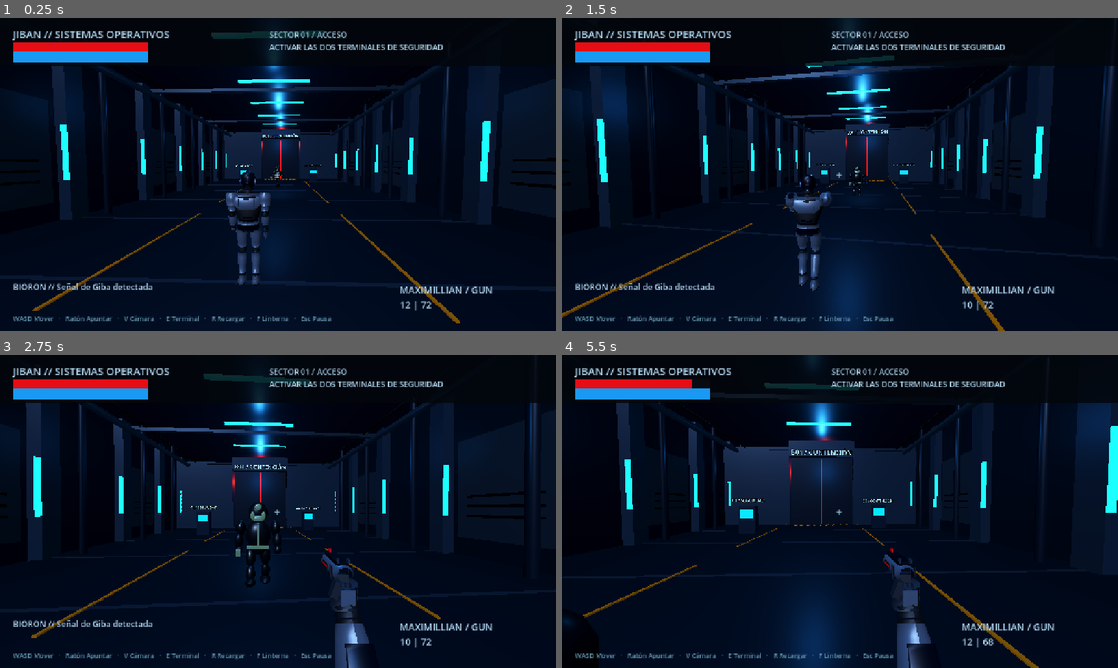
Above: before the commit, frames 1-4 (two rows, left to right).
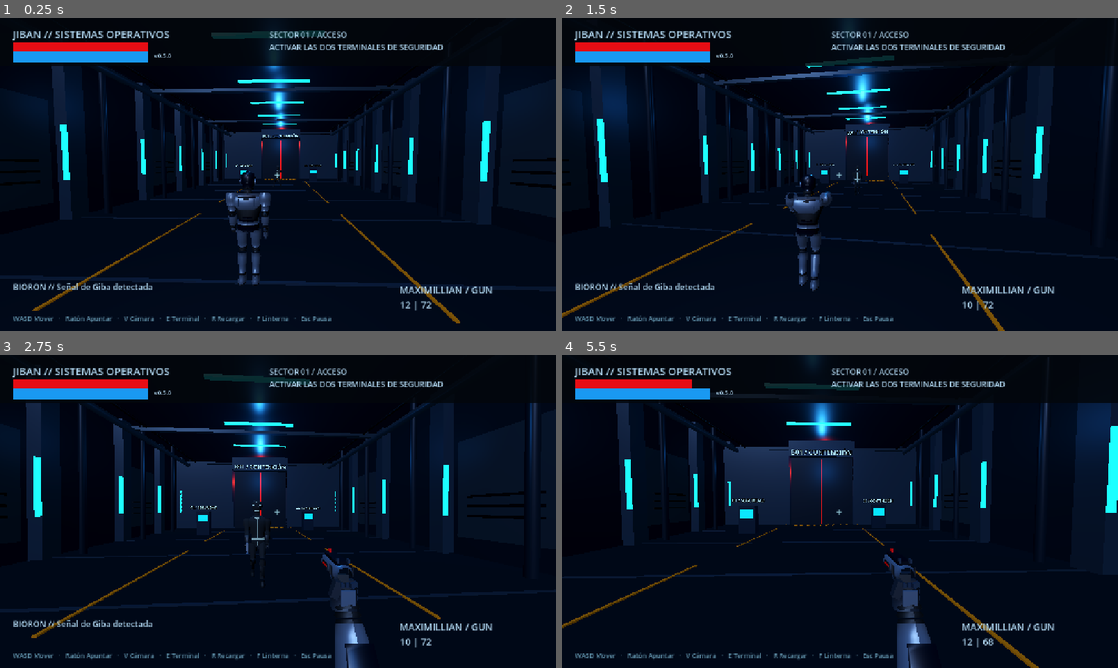
Above: after the commit, the same moments.

Repository: facszero/Jiban-Game
Game: Godot game, scene res://scenes/main.tscn
Same seed, same stepped clock (60 frames per second), same inputs: the game is played once before the commit and once after it.
Inputs (mouse positions are in pixels of both pictures, inside the frame that each line leads up to):
- Up to frame 1 (0.25 s): no input
- Up to frame 2 (1.5 s): move the mouse to (867, 174) at 0.52 s; hold Right mouse button (aim) 0.53-1.28 s; hold W (forward) from 0.53 s (still down); tap Space (jump) at 0.77 s; click (867, 174) at 0.8 s; move the mouse to (812, 174) at 1.27 s; click (812, 174) at 1.35 s
- Up to frame 3 (2.75 s): keep holding W (forward); tap Space (jump) at 1.52 s; tap E (interact) at 1.55 s; move the mouse to (289, 505) at 2.02 s; hold E (interact) from 2.03 s (still down); tap V (view) at 2.3 s
- Up to frame 4 (5.5 s): keep holding W (forward); move the mouse to (834, 517) at 2.77 s; release E (interact) at 2.78 s; tap V (view) at 2.85, 5.3 s; click (834, 517) at 2.92 s; tap Space (jump) at 3.02, 3.77, 4.52 s; right-click (834, 517) at 3.05 s; move the mouse to (878, 514) at 3.52 s; hold Right mouse button (aim) 3.53-4.28 s; click (878, 514) at 3.8 s; tap R (reload) at 4.15 s; move the mouse to (795, 508) at 4.27 s; click (795, 508) at 4.35 s; tap E (interact) at 4.55 s; move the mouse to (845, 511) at 5.02 s; hold E (interact) from 5.03 s (still down); click (845, 511) at 5.17 s

The runs differ from the first frame. In frame 1, 0.7% of the frame differs, in the area x 27-53%, y 11-82%; in frame 2, 2.4%; in frame 3, 0.6%; in frame 4, 2.7%, in the area x 0-51%, y 11-100%.

Commit message:
Replace Mask placeholder and refine three character designs

Diff:
--- a/scripts/chamelenoid_model.gd
+++ b/scripts/chamelenoid_model.gd
@@ -25,20 +25,20 @@
 	var normals := Image.create(128,128,false,Image.FORMAT_RGB8)
 	for y in range(128):
 		for x in range(128):
-			var n := .59 + surface_height(x,y,noise,seed_value)*.35
+			var n := .83 + surface_height(x,y,noise,seed_value)*.12
 			img.set_pixel(x,y,Color(n,n,n))
 			var dx := surface_height(x+1,y,noise,seed_value)-surface_height(x-1,y,noise,seed_value)
 			var dy := surface_height(x,y+1,noise,seed_value)-surface_height(x,y-1,noise,seed_value)
-			var normal := Vector3(-dx*3.0,-dy*3.0,1).normalized()
+			var normal := Vector3(-dx*1.1,-dy*1.1,1).normalized()
 			normals.set_pixel(x,y,Color(normal.x*.5+.5,normal.y*.5+.5,normal.z*.5+.5))
 	img.generate_mipmaps()
 	mat.albedo_texture = ImageTexture.create_from_image(img)
 	normals.generate_mipmaps()
 	mat.normal_enabled=true
 	mat.normal_texture=ImageTexture.create_from_image(normals)
-	mat.normal_scale=1.0
+	mat.normal_scale=.38
 	mat.uv1_triplanar = true
-	mat.uv1_scale = Vector3.ONE*2.8
+	mat.uv1_scale = Vector3.ONE*5.5
 	return mat
 
 func _ready() -> void:
@@ -137,7 +137,7 @@
 	for side in [-1,1]:
 		var socket := leaf(head,Vector3(side*.087,.193,-.113),.112,.185,skin)
 		socket.rotation.z=-side*.45
-		var eye_points := [Vector2(0,.060),Vector2(.023,.028),Vector2(.025,-.021),Vector2(0,-.058),Vector2(-.022,-.022),Vector2(-.023,.027)]
+		var eye_points := [Vector2(0,.060),Vector2(.034,.028),Vector2(.035,-.021),Vector2(0,-.058),Vector2(-.032,-.022),Vector2(-.033,.027)]
 		plate(head,Vector3(side*.087,.193,-.124),eye_points,.008,gold).rotation.z=-side*.45
 		plate(head,Vector3(side*.087,.186,-.136),[Vector2(0,.029),Vector2(.006,.013),Vector2(.007,-.02),Vector2(0,-.03),Vector2(-.007,-.019),Vector2(-.006,.012)],.003,dark).rotation.z=-side*.45
 		leaf(head,Vector3(side*.107,.079,-.103),.085,.17,skin).rotation.z=-side*.3
@@ -241,11 +241,8 @@
 
 
 func surface_height(x: float, y: float, noise: FastNoiseLite, seed_value: int) -> float:
-	var grain := noise.get_noise_2d(x,y)*.15
+	var grain := noise.get_noise_2d(x,y)
+	var broad := noise.get_noise_2d(x*.31+53,y*.31-17)
 	if seed_value==17:
-		return .5+.30*sin(y*.38+sin(x*.09)*1.4)+grain
-	var row := floori(y/12.0)
-	var u := fposmod(x+float(row%2)*8.0,16.0)/16.0-.5
-	var v := fposmod(y,12.0)/12.0-.5
-	var scale_height := maxf(0.0,1.0-u*u*4.5-v*v*5.0)
-	return .20+.70*scale_height+grain
+		return .5+.12*sin(y*.24+broad*6.0)+grain*.24
+	return .5+grain*.32+broad*.18
--- a/scripts/enemy.gd
+++ b/scripts/enemy.gd
@@ -33,66 +33,11 @@
 	col.shape = capsule
 	col.position.y = capsule.height / 2.0
 	add_child(col)
-	model = preload("res://scripts/chamelenoid_model.gd").new() if heavy else Node3D.new()
+	model = preload("res://scripts/chamelenoid_model.gd").new() if heavy else preload("res://scripts/mask_model.gd").new()
 	add_child(model)
 	model.scale = Vector3.ONE * (1.1 if heavy else scale_factor)
-	build_creature()
 	eye = Geo.light(self, Vector3(0, 1.5, -0.4), Color(1, 0.12, 0.03), 0.0, 2.0)
 	player = get_tree().get_first_node_in_group("player")
-
-func build_creature() -> void:
-	if heavy:
-		return
-	# Reference-based low-poly adaptations; no ripped textures or meshes.
-	var dark := Geo.material(Color(0.045, 0.055, 0.065), 0.25)
-	var pale := Geo.material(Color(0.46, 0.51, 0.36), 0.25)
-	var skin := Geo.material(Color(0.19, 0.31, 0.24), 0.1)
-	var wine := Geo.material(Color(0.28, 0.08, 0.09), 0.1)
-	var body_mat := wine if heavy else dark
-	Geo.ellipsoid(model, Vector3(0, 1.14, 0), Vector3(0.75 if heavy else 0.57, 0.71, 0.39), body_mat)
-	Geo.ellipsoid(model, Vector3(0, 0.83, 0), Vector3(0.48, 0.3, 0.33), dark)
-	Geo.ellipsoid(model, Vector3(0, 1.65, 0), Vector3(0.45, 0.5, 0.4), skin if heavy else dark)
-	if heavy:
-		# Chamelenoid: tall central crest, pale orbital rings, burgundy shoulders.
-		Geo.ellipsoid(model, Vector3(0, 1.92, 0.01), Vector3(0.12, 0.37, 0.29), skin)
-		for side in [-1, 1]:
-			Geo.ellipsoid(model, Vector3(side * 0.145, 1.69, -0.165), Vector3(0.15, 0.21, 0.035), pale)
-			Geo.ellipsoid(model, Vector3(side * 0.145, 1.7, -0.191), Vector3(0.07, 0.085, 0.02), dark)
-			Geo.link(model, Vector3(side * 0.07, 1.75, -0.19), Vector3(side * 0.22, 1.8, -0.16), 0.04, skin)
-			Geo.ellipsoid(model, Vector3(side * 0.14, 1.53, -0.15), Vector3(0.18, 0.15, 0.13), skin)
-			for i in range(3):
-				Geo.ellipsoid(model, Vector3(side * 0.14, 1.3 - i * 0.13, -0.21), Vector3(0.24, 0.09, 0.045), skin)
-		Geo.link(model, Vector3(-0.13, 1.51, -0.2), Vector3(0, 1.55, -0.24), 0.025, dark)
-		Geo.link(model, Vector3(0, 1.55, -0.24), Vector3(0.13, 1.51, -0.2), 0.025, dark)
-	else:
-		# Masques: black hood, circular forehead mark and pale U-shaped mask.
-		Geo.ellipsoid(model, Vector3(0, 1.78, -0.19), Vector3(0.15, 0.15, 0.045), pale)
-		Geo.ellipsoid(model, Vector3(0, 1.52, -0.17), Vector3(0.29, 0.14, 0.07), pale)
-		for side in [-1, 1]:
-			Geo.ellipsoid(model, Vector3(side * 0.12, 1.59, -0.18), Vector3(0.1, 0.2, 0.065), pale)
-		Geo.box(model, Vector3(0, 1.13, -0.21), Vector3(0.04, 0.5, 0.03), pale)
-		Geo.box(model, Vector3(0, 0.88, -0.18), Vector3(0.49, 0.06, 0.05), pale)
-	for side in [-1, 1]:
-		var leg := Node3D.new()
-		model.add_child(leg)
-		leg.position = Vector3(side * 0.17, 0.83, 0)
-		Geo.ellipsoid(leg, Vector3(0, -0.19, 0), Vector3(0.24, 0.45, 0.26), body_mat)
-		Geo.ellipsoid(leg, Vector3(0, -0.56, 0), Vector3(0.22, 0.4, 0.24), skin if heavy else dark)
-		Geo.ellipsoid(leg, Vector3(0, -0.75, -0.07), Vector3(0.26, 0.16, 0.4), dark)
-		limbs.append(leg)
-		var arm := Node3D.new()
-		model.add_child(arm)
-		arm.position = Vector3(side * 0.4, 1.4, 0)
-		Geo.ellipsoid(arm, Vector3(0, -0.1, 0), Vector3(0.34 if heavy else 0.23, 0.25 if heavy else 0.35, 0.3), body_mat)
-		Geo.ellipsoid(arm, Vector3(side * 0.04, -0.39, -0.04), Vector3(0.21, 0.36, 0.22), skin if heavy else dark)
-		Geo.ellipsoid(arm, Vector3(side * 0.04, -0.6, -0.08), Vector3(0.19, 0.19, 0.19), dark)
-		if heavy:
-			for i in range(3):
-				Geo.link(arm, Vector3(side * (0.12 + i * 0.035), 0, 0.08), Vector3(side * (0.22 + i * 0.045), -0.3 - i * 0.04, 0.06), 0.045, skin)
-		else:
-			if side == 1:
-				Geo.box(arm, Vector3(0.04, -0.61, -0.21), Vector3(0.09, 0.12, 0.28), pale)
-		limbs.append(arm)
 
 func animate_model(delta: float) -> void:
 	if heavy:
@@ -101,13 +46,8 @@
 		hit_flash = maxf(0.0, hit_flash - delta)
 		eye.light_energy = 2.5 if hit_flash > 0 else (0.7 if state == "PREPARANDO" else 0.0)
 		return
-	gait += Vector2(velocity.x, velocity.z).length() * delta * 3.0
-	var stride := sin(gait) * (0.35 if state == "PERSIGUIENDO" else 0.0)
-	limbs[0].rotation.x = stride
-	limbs[2].rotation.x = -stride
-	var attack := sin((1.4 if heavy else 1.0) - cooldown) * -1.3 if state == "ATACANDO" else 0.0
-	limbs[1].rotation.x = -stride * 0.6 + attack
-	limbs[3].rotation.x = stride * 0.6 + attack
+	model.update_locomotion(delta,global_basis.inverse()*velocity,false,state=="ATACANDO",is_on_floor())
+	model.upper_body.rotation.x += sin(hit_flash*PI/.12)*.12
 	hit_flash = maxf(0.0, hit_flash - delta)
 	eye.light_energy = 2.5 if hit_flash > 0.0 else 0.0
 
--- a/scripts/game.gd
+++ b/scripts/game.gd
@@ -94,6 +94,8 @@
 	banner.mouse_filter = Control.MOUSE_FILTER_IGNORE
 	hud = text_label(frame, Vector2(30, 20), 24)
 	hud.text = "JIBAN // SISTEMAS OPERATIVOS"
+	var version_label := text_label(frame, Vector2(355, 77), 14)
+	version_label.text = "v0.5.0"
 	for i in range(2):
 		var bar := ProgressBar.new()
 		frame.add_child(bar)
@@ -162,7 +164,7 @@
 	sensitivity.value_changed.connect(func(value): player.sensitivity = value)
 	var subtitle := Label.new()
 	menu.add_child(subtitle)
-	subtitle.text = "Sensibilidad del ratón\nModelo Jiban · revisión 2 · animación provisional"
+	subtitle.text = "Sensibilidad del ratón\nVersión 0.5.0 · revisión de personajes"
 	subtitle.horizontal_alignment = HORIZONTAL_ALIGNMENT_CENTER
 
 func _unhandled_input(event: InputEvent) -> void:
--- a/scripts/jiban_model.gd
+++ b/scripts/jiban_model.gd
@@ -29,6 +29,16 @@
 	mat.roughness=roughness
 	return mat
 func _ready() -> void:
+	# Fine finish reads as metal at close range without changing the armor silhouette.
+	var finish := Image.create(64,64,false,Image.FORMAT_RGB8)
+	for y in range(64):
+		for x in range(64):
+			var shade := .91+float((x*13+y*7)%11)*.006
+			finish.set_pixel(x,y,Color(shade,shade,shade))
+	finish.generate_mipmaps()
+	silver.albedo_texture=ImageTexture.create_from_image(finish)
+	silver.uv1_triplanar=true
+	silver.uv1_scale=Vector3.ONE*8
 	red.emission_enabled=true
 	red.emission=Color(.85,.005,.015)
 	red.emission_energy_multiplier=.8
@@ -136,6 +146,12 @@
 	plate(upper_body,Vector3(-.115,1.49,-.184),[Vector2(-.031,.038),Vector2(.031,.038),Vector2(.027,-.018),Vector2(0,-.043),Vector2(-.027,-.018)],.006,gold)
 	Geo.box(upper_body,Vector3(-.115,1.49,-.194),Vector3(.006,.052,.004),navy)
 	Geo.box(upper_body,Vector3(-.115,1.50,-.194),Vector3(.042,.006,.004),navy)
+	# Recessed plate divisions and fasteners follow the concept's fitted armor.
+	for side in [-1,1]:
+		Geo.link(upper_body,Vector3(side*.18,1.56,-.16),Vector3(side*.20,1.43,-.168),.003,steel)
+		Geo.link(upper_body,Vector3(side*.20,1.43,-.168),Vector3(side*.145,1.36,-.16),.003,steel)
+		for y in [1.39,1.53]:
+			Geo.ellipsoid(upper_body,Vector3(side*.205,y,-.157),Vector3(.009,.009,.004),steel)
 	ribs(upper_body,1.60,4,.079,.075)
 func build_head() -> void:
 	var head := joint(upper_body,Vector3(0,1.69,0),"Helmet")
--- /dev/null
+++ b/scripts/mask_model.gd
@@ -0,0 +1,91 @@
+extends "res://scripts/jiban_model.gd"
+## Fitted cloth and light protection based on the approved Mask design sheet.
+var cloth: StandardMaterial3D
+var protection: StandardMaterial3D
+var insignia: StandardMaterial3D
+func _ready() -> void:
+	cloth=metal(Color(.024,.029,.034),0,.91)
+	protection=metal(Color(.055,.065,.075),.15,.52)
+	insignia=metal(Color(.62,.65,.55),.12,.65)
+	var img:=Image.create(64,64,false,Image.FORMAT_RGB8)
+	for y in range(64):
+		for x in range(64):
+			var v:=.93 if (x+y)%2==0 else .86
+			img.set_pixel(x,y,Color(v,v,v))
+	img.generate_mipmaps()
+	cloth.albedo_texture=ImageTexture.create_from_image(img)
+	cloth.uv1_triplanar=true
+	cloth.uv1_scale=Vector3.ONE*10
+	super._ready()
+func build_torso() -> void:
+	shell(upper_body,Vector3.ZERO,[Vector3(.91,.15,.105),Vector3(1.03,.155,.115),Vector3(1.14,.145,.10),Vector3(1.34,.20,.12),Vector3(1.49,.235,.125),Vector3(1.56,.19,.10),Vector3(1.62,.075,.07)],cloth,24)
+	shell(upper_body,Vector3.ZERO,[Vector3(1.06,.162,.12),Vector3(1.12,.162,.12)],insignia,24)
+	Geo.box(upper_body,Vector3(0,1.09,-.124),Vector3(.085,.058,.014),protection)
+	Geo.box(upper_body,Vector3(0,1.09,-.135),Vector3(.067,.043,.006),insignia)
+	for spec in [[1.20,.11,.15],[1.35,.126,.15],[1.50,.128,.15],[.99,.116,.12]]:
+		Geo.box(upper_body,Vector3(0,spec[0],-spec[1]),Vector3(.026,spec[2],.006),insignia)
+	plate(upper_body,Vector3(0,1.565,-.105),[Vector2(-.065,.025),Vector2(.065,.025),Vector2(.018,-.035),Vector2(-.018,-.035)],.004,insignia)
+	shell(upper_body,Vector3.ZERO,[Vector3(1.60,.07,.065),Vector3(1.74,.068,.066)],cloth,24)
+func build_head() -> void:
+	var head:=joint(upper_body,Vector3(0,1.69,0),"MaskHood")
+	shell(head,Vector3.ZERO,[Vector3(-.005,.065,.065),Vector3(.045,.087,.085),Vector3(.14,.112,.105),Vector3(.22,.10,.095),Vector3(.27,.065,.065),Vector3(.29,.01,.012)],cloth,32)
+	for side in [-1,1]:
+		var eye_points := [Vector2(-.045,.035),Vector2(-.012,.031),Vector2(.035,.005),Vector2(.041,-.028),Vector2(.006,-.023),Vector2(-.032,.004)]
+		if side>0:
+			for i in range(eye_points.size()): eye_points[i].x*=-1
+			eye_points.reverse()
+		plate(head,Vector3(side*.052,.14,-.093),eye_points,.008,insignia)
+		var inset: Array=[]
+		for point in eye_points: inset.append(point*.72)
+		plate(head,Vector3(side*.052,.14,-.103),inset,.004,rubber)
+	Geo.ellipsoid(head,Vector3(0,.232,-.091),Vector3(.037,.037,.009),insignia)
+	plate(head,Vector3(0,.045,-.084),[Vector2(-.064,.017),Vector2(-.035,.005),Vector2(0,0),Vector2(.035,.005),Vector2(.064,.017),Vector2(.042,-.020),Vector2(0,-.027),Vector2(-.042,-.020)],.004,insignia)
+func build_arm(side: int) -> void:
+	var arm:=joint(upper_body,Vector3(side*.24,1.53,0),"LeftShoulder" if side<0 else "RightShoulder")
+	shell(arm,Vector3.ZERO,[Vector3(.035,.058,.065),Vector3(-.04,.084,.080),Vector3(-.17,.066,.065),Vector3(-.29,.049,.050)],cloth,24)
+	var elbow:=joint(arm,Vector3(0,-.29,0),"Elbow")
+	elbows.append(elbow)
+	shell(elbow,Vector3.ZERO,[Vector3(.025,.052,.052),Vector3(-.08,.061,.060),Vector3(-.20,.050,.047),Vector3(-.28,.035,.034)],cloth,24)
+	plate(elbow,Vector3(0,-.16,-.052),[Vector2(-.048,.09),Vector2(.048,.09),Vector2(.032,-.10),Vector2(-.032,-.10)],.009,protection)
+	shell(elbow,Vector3(0,-.30,0),[Vector3(-.06,.038,.028),Vector3(.025,.034,.032)],protection,16)
+	for i in range(4):
+		Geo.box(elbow,Vector3(-.026+i*.017,-.365,-.008),Vector3(.013,.040,.032),protection)
+	Geo.box(elbow,Vector3(side*.035,-.315,-.020),Vector3(.020,.045,.024),protection)
+	if side<0:
+		arm_left=arm
+	else:
+		arm_right=arm
+		var gun:=joint(elbow,Vector3(0,-.34,-.025),"ServicePistol")
+		gun.rotation.x=-PI/2
+		gun.add_child(load("res://scripts/service_weapon.gd").new())
+func build_leg(side: int) -> void:
+	var leg:=joint(pelvis,Vector3(side*.105,.99,0),"LeftHip" if side<0 else "RightHip")
+	shell(leg,Vector3.ZERO,[Vector3(.01,.090,.095),Vector3(-.09,.092,.09),Vector3(-.24,.072,.075),Vector3(-.38,.054,.058)],cloth,24)
+	var knee:=joint(leg,Vector3(0,-.39,0),"Knee")
+	knees.append(knee)
+	shell(knee,Vector3.ZERO,[Vector3(.02,.056,.060),Vector3(-.10,.065,.065),Vector3(-.25,.052,.052),Vector3(-.46,.038,.043)],cloth,24)
+	plate(knee,Vector3(0,-.25,-.056),[Vector2(-.051,.11),Vector2(.051,.11),Vector2(.035,-.12),Vector2(-.035,-.12)],.008,protection)
+	var ankle:=joint(knee,Vector3(0,-.46,0),"Ankle")
+	ankles.append(ankle)
+	shell(ankle,Vector3(0,-.055,-.038),[Vector3(-.085,.059,.112),Vector3(-.065,.063,.12),Vector3(-.025,.057,.105),Vector3(.045,.038,.065)],protection,24)
+	shell(ankle,Vector3(0,-.055,-.038),[Vector3(-.09,.060,.114),Vector3(-.079,.062,.117)],rubber,24)
+	if side<0: leg_left=leg
+	else: leg_right=leg
+
+func shell(parent: Node3D, at: Vector3, rings: Array, material: Material, segments: int=24) -> MeshInstance3D:
+	# Ring order determines outward normals; cloth profiles also need smooth curves.
+	var ordered:=rings.duplicate()
+	ordered.sort_custom(func(a,b): return a.x<b.x)
+	var rounded: Array=[]
+	for i in range(ordered.size()-1):
+		var a: Vector3=ordered[i]
+		var b: Vector3=ordered[i+1]
+		for j in range(3):
+			var t:=j/3.0
+			var v:=a.cubic_interpolate(b,ordered[maxi(0,i-1)],ordered[mini(ordered.size()-1,i+2)],t)
+			v.x=lerpf(a.x,b.x,t)
+			v.y=maxf(v.y,.005)
+			v.z=maxf(v.z,.005)
+			rounded.append(v)
+	rounded.append(ordered.back())
+	return super.shell(parent,at,rounded,material,segments)
--- a/scripts/model_review.gd
+++ b/scripts/model_review.gd
@@ -18,6 +18,7 @@
 var spin_toggle: CheckButton
 var title: Label
 var creature_selected := false
+var mask_selected := false
 var preview_attack := -1.0
 var attack_button: Button
 var selector: OptionButton
@@ -64,7 +65,7 @@
 	title = Label.new()
 	frame.add_child(title)
 	title.position=Vector2(30,24)
-	title.text="JIBAN / ESTUDIO DE ARMADURA\nModelo 3D · revisión 4"
+	title.text="JIBAN / ESTUDIO DE ARMADURA\nModelo 3D · revisión 5"
 	title.add_theme_font_size_override("font_size",23)
 	title.mouse_filter=Control.MOUSE_FILTER_IGNORE
 	selector = OptionButton.new()
@@ -73,6 +74,7 @@
 	selector.size=Vector2(310,55)
 	selector.add_item("JIBAN")
 	selector.add_item("CHAMELENOID")
+	selector.add_item("MASK / BIORON")
 	selector.item_selected.connect(select_model)
 	var exit_button := Button.new()
 	frame.add_child(exit_button)
@@ -183,15 +185,23 @@
 func select_model(index: int) -> void:
 	selector.select(index)
 	creature_selected=index==1
+	mask_selected=index==2
 	viewport.remove_child(model)
 	model.free()
 	model=preload("res://scripts/chamelenoid_model.gd").new() if creature_selected else preload("res://scripts/jiban_model.gd").new()
+	if mask_selected:
+		model.free()
+		model=preload("res://scripts/mask_model.gd").new()
 	viewport.add_child(model)
 	preview_attack=-1
 	distance=4.35 if creature_selected else 3.65
 	pitch=.08
 	yaw=-.35
-	title.text="CHAMELENOID / ESTUDIO DE CRIATURA\nModelo 3D · revisión 3" if creature_selected else "JIBAN / ESTUDIO DE ARMADURA\nModelo 3D · revisión 4"
+	title.text="CHAMELENOID / ESTUDIO DE CRIATURA\nModelo 3D · revisión 4" if creature_selected else "JIBAN / ESTUDIO DE ARMADURA\nModelo 3D · revisión 5"
+	if mask_selected:
+		title.text="MASK / BIORON\nModelo 3D · revisión 1"
 	attack_button.visible=creature_selected
 	gait_selector.visible=not creature_selected
+	for i in range(3):
+		gait_selector.set_item_text(i,("Mask: " if mask_selected else "Jiban: ")+["caminar","correr","apuntando"][i])
 	update_camera()
--- /dev/null
+++ b/tests/characters_visual.gd
@@ -0,0 +1,25 @@
+extends SceneTree
+func _initialize() -> void: call_deferred("run")
+func run() -> void:
+	var game=load("res://scenes/main.tscn").instantiate()
+	root.add_child(game)
+	for i in range(15): await process_frame
+	game.open_model_review()
+	var studio=game.model_review
+	for index in range(3):
+		studio.select_model(index)
+		for angle in range(2):
+			studio.yaw=0 if angle==0 else PI/2
+			studio.update_camera()
+			for i in range(6): await process_frame
+			await RenderingServer.frame_post_draw
+			root.get_texture().get_image().save_png("res://exports/character_%d_%d.png" % [index,angle])
+	studio.select_model(2)
+	studio.preview_aim=true
+	studio.walking=true
+	for i in range(30): await process_frame
+	await RenderingServer.frame_post_draw
+	root.get_texture().get_image().save_png("res://exports/mask_aim.png")
+	game.free()
+	paused=false
+	quit()
--- /dev/null
+++ b/tests/mask.gd
@@ -0,0 +1,47 @@
+extends SceneTree
+var failures:=0
+var meshes:=0
+var triangles:=0
+func _initialize() -> void: call_deferred("run")
+func check(ok: bool,label: String) -> void:
+	print(("PASS: " if ok else "FAIL: ")+label)
+	if not ok: failures+=1
+func count(node: Node) -> void:
+	if node is MeshInstance3D:
+		meshes+=1
+		for i in range(node.mesh.get_surface_count()):
+			var a=node.mesh.surface_get_arrays(i)
+			triangles+=(a[Mesh.ARRAY_INDEX].size() if a[Mesh.ARRAY_INDEX]!=null and a[Mesh.ARRAY_INDEX].size()>0 else a[Mesh.ARRAY_VERTEX].size())/3
+	for child in node.get_children(): count(child)
+func run() -> void:
+	var game=load("res://scenes/main.tscn").instantiate()
+	root.add_child(game)
+	await physics_frame
+	await process_frame
+	game.set_pause(true)
+	game.open_model_review()
+	game.model_review.select_model(2)
+	var model=game.model_review.model
+	check(model.get_script()==load("res://scripts/mask_model.gd"),"Mask selectable in studio")
+	count(model)
+	print("MASK BUDGET: %d meshes / %d triangles" % [meshes,triangles])
+	check(meshes<65 and triangles<22000,"Mask geometry budget")
+	check(model.ankles.size()==2 and is_instance_valid(model.ankles[0]),"Ankle joints survive batching")
+	for i in range(24): model.pose(TAU*i/24,1,0,0,Vector2(0,-1),true)
+	model.pose(0,0,0,1,Vector2(0,-1),true)
+	var gun=model.elbows[1].get_node("ServicePistol")
+	check((-gun.global_basis.z).dot(Vector3.FORWARD)>.99,"Mask weapon points forward")
+	var mask_enemy: Node3D
+	for enemy in get_nodes_in_group("enemies"):
+		if not enemy.heavy: mask_enemy=enemy; break
+	check(mask_enemy!=null and mask_enemy.model.get_script()==load("res://scripts/mask_model.gd"),"Generic enemies use new Mask")
+	mask_enemy.take_damage(25)
+	check(mask_enemy.health==50,"Damage preserved")
+	mask_enemy.hit_flash=.06
+	mask_enemy.animate_model(.016)
+	check(absf(mask_enemy.model.upper_body.rotation.x)>.05,"Impact pose updates")
+	game.queue_free()
+	await process_frame
+	paused=false
+	print("MASK RESULT: %d failures" % failures)
+	quit(1 if failures else 0)
Not shown, added: scripts/mask_model.gd.uid
Not shown, added: tests/characters_visual.gd.uid
Not shown, added: tests/mask.gd.uid
Not shown, added: docs/CHARACTER_DESIGN.md
